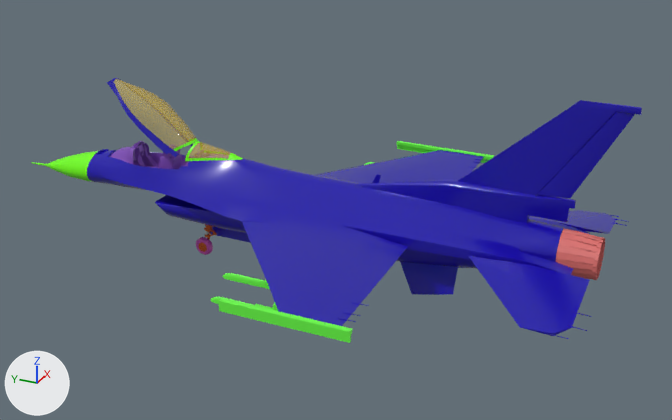
Renders of the FBX model Environment/Object Files/Jets/F-16/F-16.fbx from each side of a commit.
Camera for both pictures: a 50 mm lens placed at (-88.5, -41.5, 53.8), pointed at (0.8, -1.3, 9.1). The axes (+X, +Y, +Z) are drawn at lower left. The lights are the same throughout. Where no turn or scale is listed for an object, it has been applied to the vertices.

Before the edit, the objects in view are built like this:
```python
ob_cockpit_door = bpy.data.objects.new('Cockpit Door', me_cube_070)
ob_cockpit_door.location = (0.0, 16.62, 15.07)
ob_cockpit_rear = bpy.data.objects.new('Cockpit Rear', me_cube_071)
ob_cockpit_rear.location = (0.0, 16.62, 15.07)
ob_f_16 = bpy.data.objects.new('F-16 ', me_cube_072)
ob_f_16.location = (0.0, 0.15, 10.36)
ob_rear_wings = bpy.data.objects.new('Rear Wings', me_cube_099)
ob_rear_wings.location = (-7.28, -26.14, 9.58)
ob_tail_fin = bpy.data.objects.new('tail_fin', me_cube_106)
ob_tail_fin.location = (0.0, 0.15, 10.36)
ob_under_wings = bpy.data.objects.new('under_wings', me_cube_107)
ob_under_wings.location = (0.0, 0.15, 10.36)
ob_upper_fin_tail = bpy.data.objects.new('Upper_fin_tail', me_cube_102)
ob_upper_fin_tail.location = (0.0, 0.15, 10.36)
ob_upper_wing = bpy.data.objects.new('Upper Wing', me_cube_101)
ob_upper_wing.location = (0.0, -28.89, 20.51)
ob_wing_left_control = bpy.data.objects.new('wing_left_control', me_cube_111)
ob_wing_left_control.location = (-12.72, -9.38, 9.61)
# also in view: 'Rear Wings.001' at (9.8, -25.1, 9.2); 'wing_right_control' at (0.0, -6.9, 9.2); 'Cockpit' at (0.0, 19.7, 11.7)
```
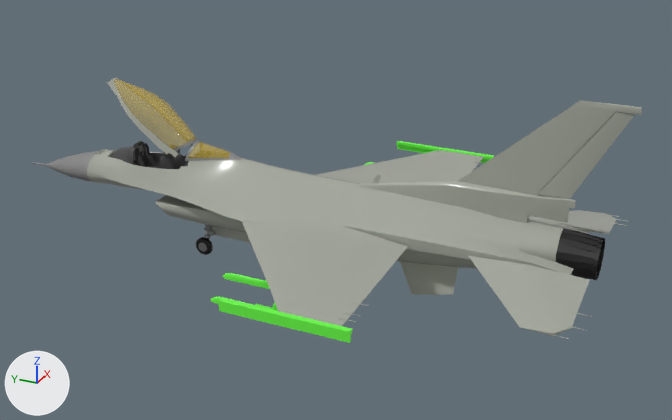
What differs and where, as boxes (x1, y1, x2, y2) in the pictures (672 x 420 px):
'F-16 ', recoloured (blue to grey): (31, 150, 603, 326) in both
'Upper_fin_tail', recoloured (blue to grey): (458, 100, 642, 196) in both
'Rear Wings', recoloured (blue to grey): (469, 256, 590, 336) in both
'tail_fin', recoloured (blue to grey): (356, 180, 576, 223) in both
'Cockpit Door', recoloured (blue to grey): (107, 78, 198, 157) in both
'Upper Wing', recoloured (blue to grey): (538, 112, 635, 198) in both
'wing_left_control', recoloured (blue to grey): (341, 242, 403, 304) in both
'under_wings', recoloured (blue to grey): (400, 261, 466, 295) in both
'Rear Wings.001', recoloured (blue to grey): (529, 210, 616, 234) in both
'Cockpit', recoloured (purple to grey): (110, 143, 189, 169) in both
'Cockpit Rear', recoloured: (185, 141, 243, 161) in both
'F-16 Front Wheel Flap', recoloured (blue to grey): (210, 226, 251, 243) in both
'Wing  2', recoloured (blue to grey): (436, 166, 474, 180) in both
'Chair Backrest', recoloured (purple to black): (159, 149, 182, 169) in both
'F-16 Body.020', recoloured: (557, 244, 600, 261) in both
'F-16 Body.001', recoloured: (559, 238, 601, 255) in both
'F-16 Body.019', recoloured: (556, 252, 598, 267) in both
'F-16 Body.016', recoloured: (560, 232, 602, 248) in both
'F-16 Body.018', recoloured: (555, 259, 597, 273) in both
'F-16 Body.021', recoloured: (562, 229, 604, 243) in both
'F-16 Body.017', recoloured: (570, 267, 597, 277) in both
'F-16 Body.008', recoloured: (571, 272, 596, 279) in both
'Spikes', recoloured: (338, 159, 488, 322) in both
'Spikes.002', recoloured: (549, 312, 592, 339) in both
'upper_fin', recoloured: (372, 174, 381, 183) in both
'Cockpit Chair', recoloured: (147, 162, 157, 168) in both
'Frount fenders', recoloured: (96, 149, 108, 154) in both
'Spikes.001', recoloured: (610, 215, 629, 226) in both
'Cockpit Visor', recoloured: (135, 151, 143, 159) in both
'F-16 Body.015', recoloured: (564, 228, 604, 239) in both
'F-16 Body.002', recoloured: (577, 276, 597, 280) in both
'Chair Cushen', recoloured: (157, 156, 163, 168) in both
'F-16 Body.014', recoloured: (569, 229, 605, 241) in both
'F-16 Body.010', recoloured: (601, 253, 604, 259) in both
'F-16 Body.009', recoloured: (600, 259, 603, 265) in both

What the commit changed:
Material 'Thruster Material' (mat_thruster_material) changes colour from red #da6f6c to black #0d0d0d; in linear values from (0.703, 0.158, 0.149) to (0.00405, 0.00405, 0.00405).
Material 'Cockpit Metal' (mat_cockpit_metal) changes colour from purple #814eb9 to dark grey #494949; in linear values from (0.219, 0.0757, 0.486) to (0.0659, 0.0659, 0.0659).
Material 'Body Material' (mat_body_material) changes colour from blue #190ca8 to grey #a4a89d; in linear values from (0.00989, 0.00375, 0.391) to (0.373, 0.391, 0.337).
Material 'Window Metal Material' (mat_window_metal_material) changes colour from green #71ff00 to grey #848484; in linear values from (0.165, 1.0, 0.0) to (0.232, 0.232, 0.232).
